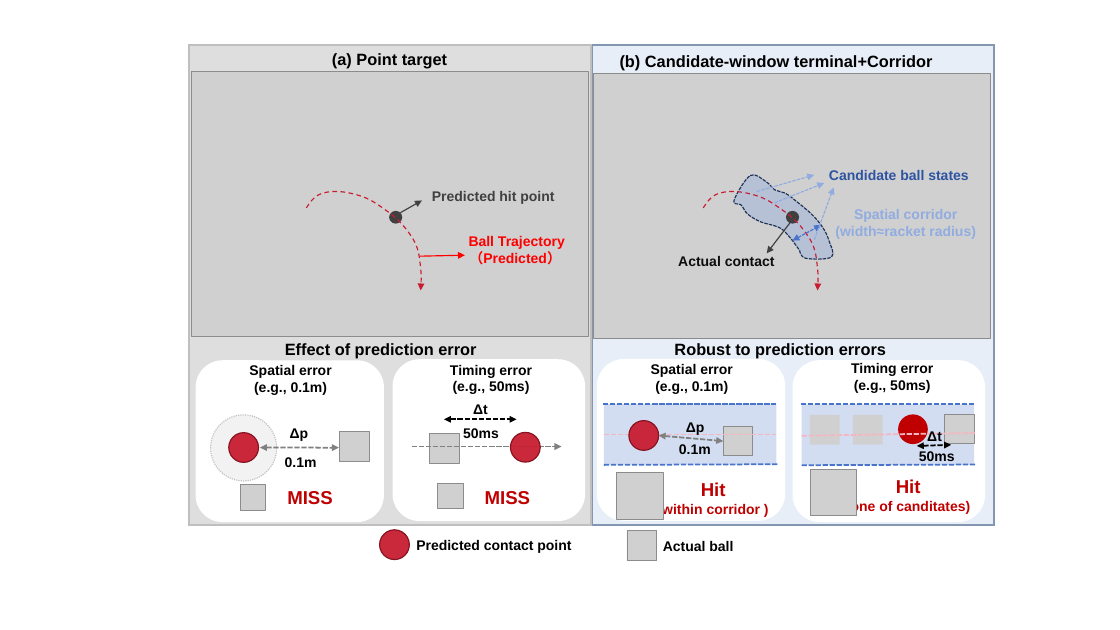
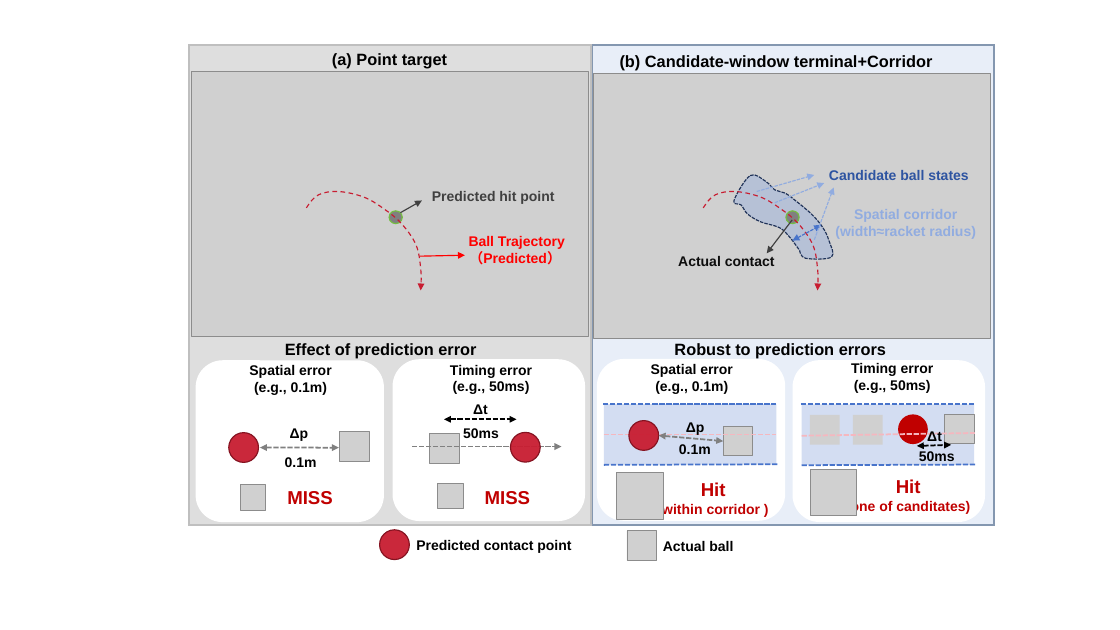
Before and after one commit to Mask-Project-Tennis/Tennis_robot_mujoco_sim, a slide deck: slide 1 of paper/figures/ICRA.pptx. Drawn at 1120x630 pixels with LibreOffice and Linux fonts; fonts in the diff are those of the drawing; grey boxes stand for pictures; background and template pictures are left out. Boxes give left, top, right and bottom in pixels: in the first picture for what was removed or moved away, otherwise in the second. Text is boxed around its words. In the diff, an @@ line names an element or a change of style, - is before the commit and + after.

```diff
--- a/paper/figures/ICRA.pptx
+++ b/paper/figures/ICRA.pptx
@@ ellipse at box(389, 211, 402, 223): fill #404040 to #808080; outline none to #75BD42 1 pt @@
@@ ellipse at box(786, 211, 800, 223): fill #404040 to #808080; outline none to #75BD42 1 pt @@
@@ ellipse removed at box(211, 415, 277, 481) @@
```
Also in this commit, not shown: 5 other files.
